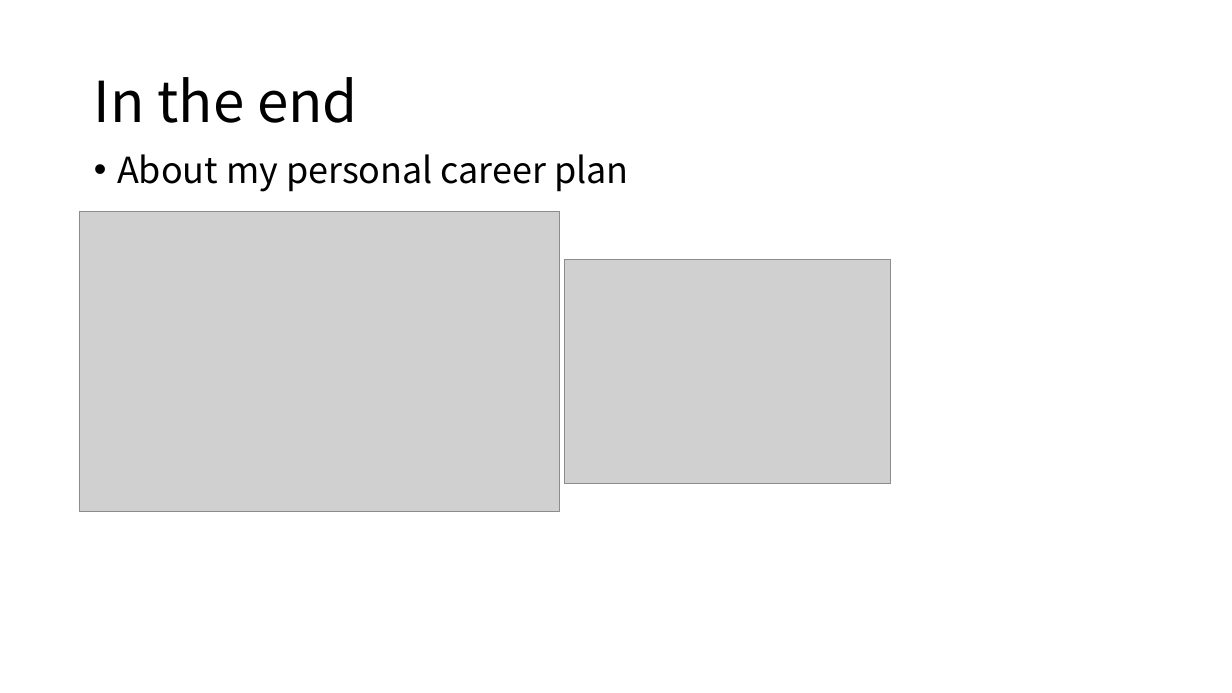
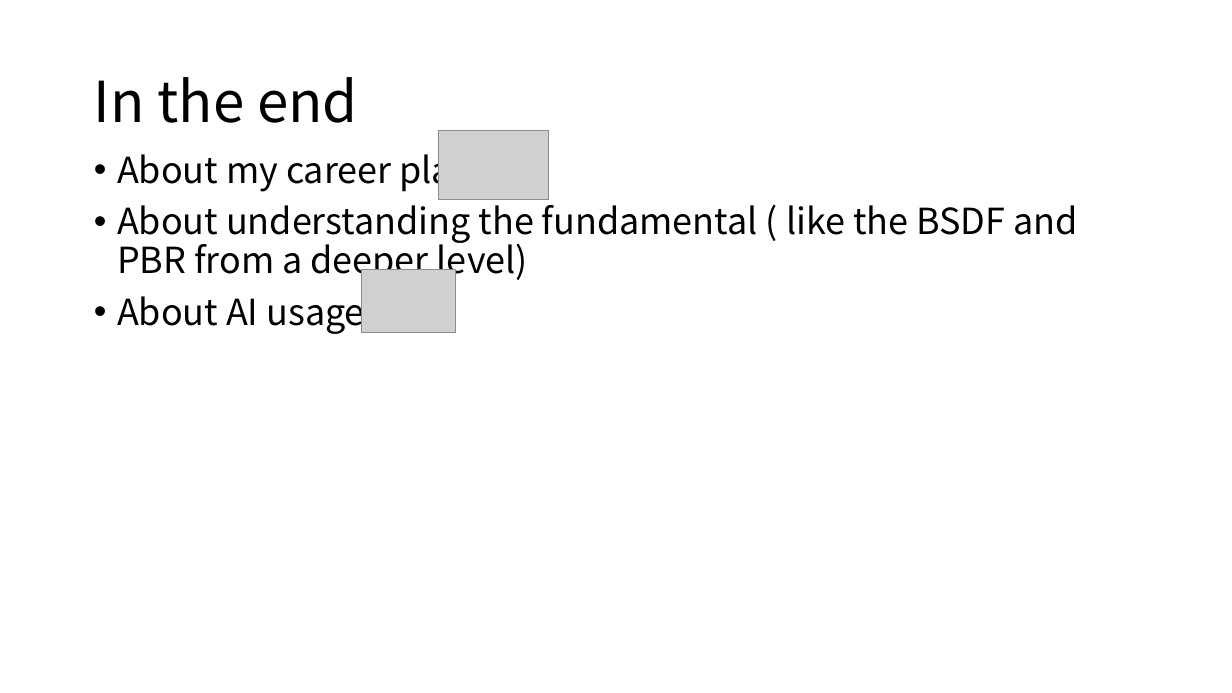
Before and after one commit to boycececil666gmailcom/webgpu-renderer, a slide deck: slide 17 of WebGPU Renderer.pptx. Drawn at 1232x693 pixels with LibreOffice and Linux fonts; fonts in the diff are those of the drawing; grey boxes stand for pictures. Boxes give left, top, right and bottom in pixels: in the first picture for what was removed or moved away, otherwise in the second. Text is boxed around its words. In the diff, an @@ line names an element or a change of style, - is before the commit and + after.

```diff
--- a/WebGPU Renderer.pptx
+++ b/WebGPU Renderer.pptx
@@ text at box(117, 146, 1077, 334): text changed @@
-• About my personal career plan
+• About my career plan
+• About understanding the fundamental ( like the BSDF and PBR from a deeper level)
+• About AI usage
@@ picture: place and size @@
-picture at box(79, 212, 559, 512)
+picture at box(439, 131, 549, 201)
@@ picture: place and size @@
-picture at box(565, 259, 891, 483)
+picture at box(362, 270, 457, 333)
```
Also in this commit, not shown: 4 other slides changed, 1 slide added, 1 slide removed, 23 other files.
